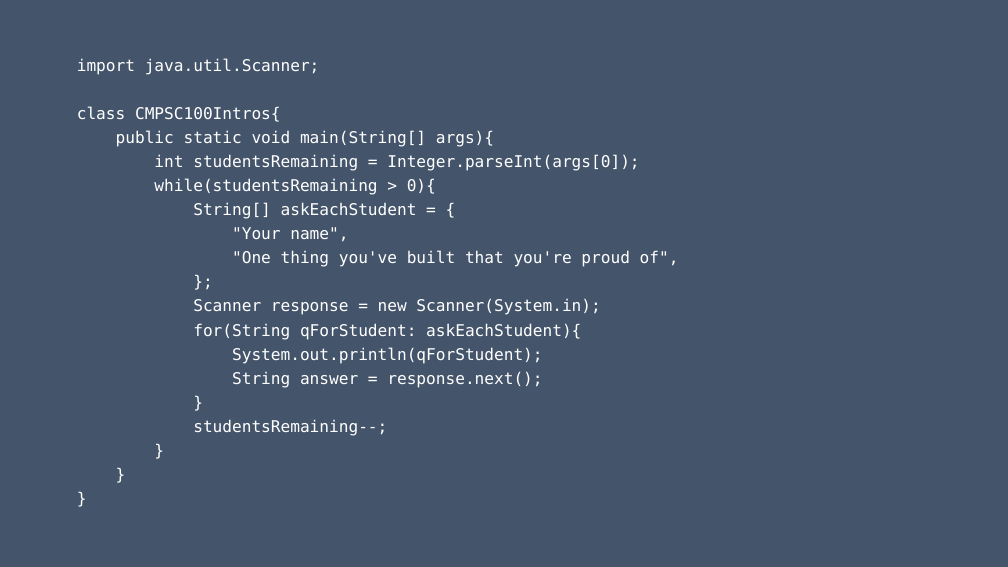
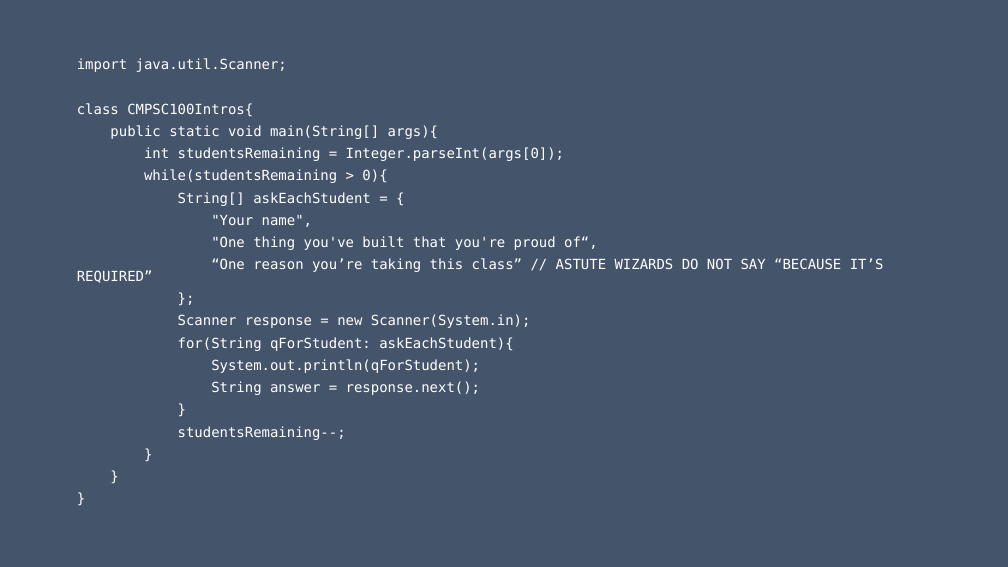
Before and after one commit to allegheny-college-cmpsc-100-fall-2019/course-materials, a slide deck: slide 2 of Presentations/CMPSC 100 - Fall 2019 - Week 0 - 28 August.pptx. Drawn at 1008x567 pixels with LibreOffice and Linux fonts; fonts in the diff are those of the drawing. Boxes give left, top, right and bottom in pixels: in the first picture for what was removed or moved away, otherwise in the second. Text is boxed around its words. In the diff, an @@ line names an element or a change of style, - is before the commit and + after.

Commit message:
Adding presentations up to 6 September.

```diff
--- a/Presentations/CMPSC 100 - Fall 2019 - Week 0 - 28 August.pptx
+++ b/Presentations/CMPSC 100 - Fall 2019 - Week 0 - 28 August.pptx
@@ text at [77, 58, 564, 440]: size 15.4 to 13.3 pt in "import java.util.Scanner;", "class CMPSC100Intros{", "public static void main(String[] args){", "int studentsRemaining = Integer.parseInt(args[0]);" and 13 more places @@
@@ text at [77, 236, 884, 283]: text changed; size 15.4 to 13.3 pt @@
-"One thing you've built that you're proud of",
+"One thing you've built that you're proud of“,
+“One reason you’re taking this class” // ASTUTE WIZARDS DO NOT SAY “BECAUSE IT’S REQUIRED”
```
Also in this commit, not shown: 12 other files.
